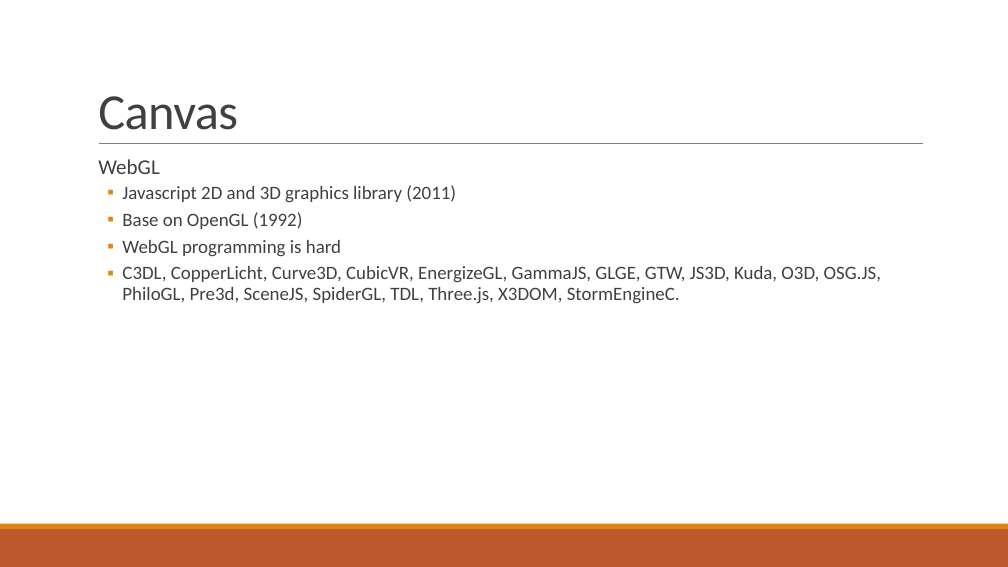
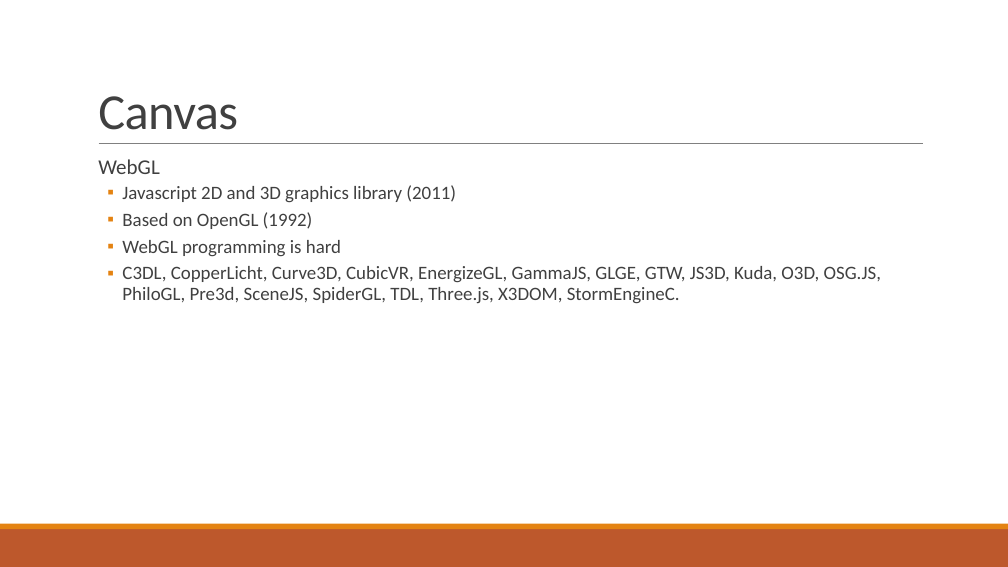
Before and after one commit to nburana/html5demo, a slide deck: slide 3 of notes/demo.pptx. Drawn at 1008x567 pixels with LibreOffice and Linux fonts; fonts in the diff are those of the drawing. Boxes give left, top, right and bottom in pixels: in the first picture for what was removed or moved away, otherwise in the second. Text is boxed around its words. In the diff, an @@ line names an element or a change of style, - is before the commit and + after.

```diff
--- a/notes/demo.pptx
+++ b/notes/demo.pptx
@@ text at box(122, 212, 313, 229): text changed @@
-  ▪ Base on OpenGL (1992)
+  ▪ Based on OpenGL (1992)
```
Also in this commit, not shown: 5 other files.
